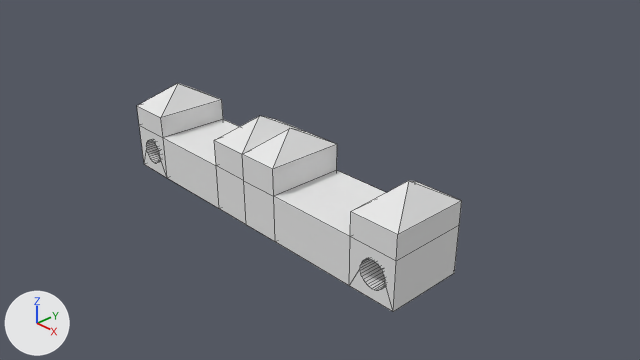
Two versions of the Blender file models/tower/bench.blend, one commit apart.
Before and after are seen from the file's camera 'Camera'. Lighting does not change. The marker at lower left points along +X, +Y and +Z. Mesh edges are drawn as thin lines.
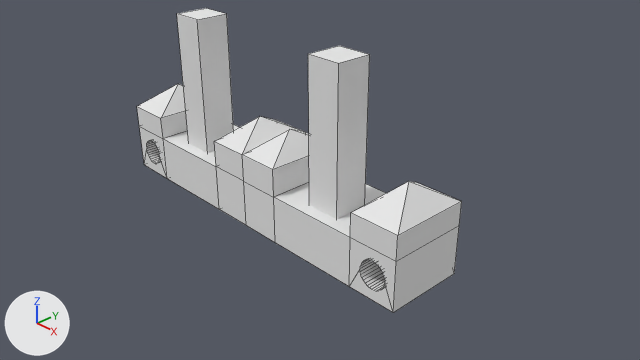
Boxes [x1, y1, x2, y2] around the edits, measured in the pictures (640 x 360 px):
'Cube', reshaped, moved (33% taller): before [137, 83, 462, 312]; after [137, 8, 462, 313]
part 1 of me_cube, added: after [177, 8, 370, 219]

Patch to the scene script:
```diff
--- a/models/tower/bench.blend.py
+++ b/models/tower/bench.blend.py
@@ me_cube @@
 me_cube.from_pydata(...)  # 90 vertices, 61 faces; spans x 0.0..2.97, y -1.0..0.24, z -1.0..0.5
 # used by ob_cube; location = (0.0, 0.0, 1.0)
+# me_cube part 1: a new loose piece, a box spanning x 1.21..1.75, y -0.8..-0.26, z -0.52..1.89, in mat_material (its picture is missing)
 me_cube.materials.append(mat_material)
@@ ob_cube @@
 ob_cube = bpy.data.objects.new('Cube', me_cube)
-ob_cube.location = (0.0, 0.0, 1.0)
+ob_cube.location = (0.0, 0.0, 0.99)
 _m = ob_cube.modifiers.new('Mirror', 'MIRROR')
```
